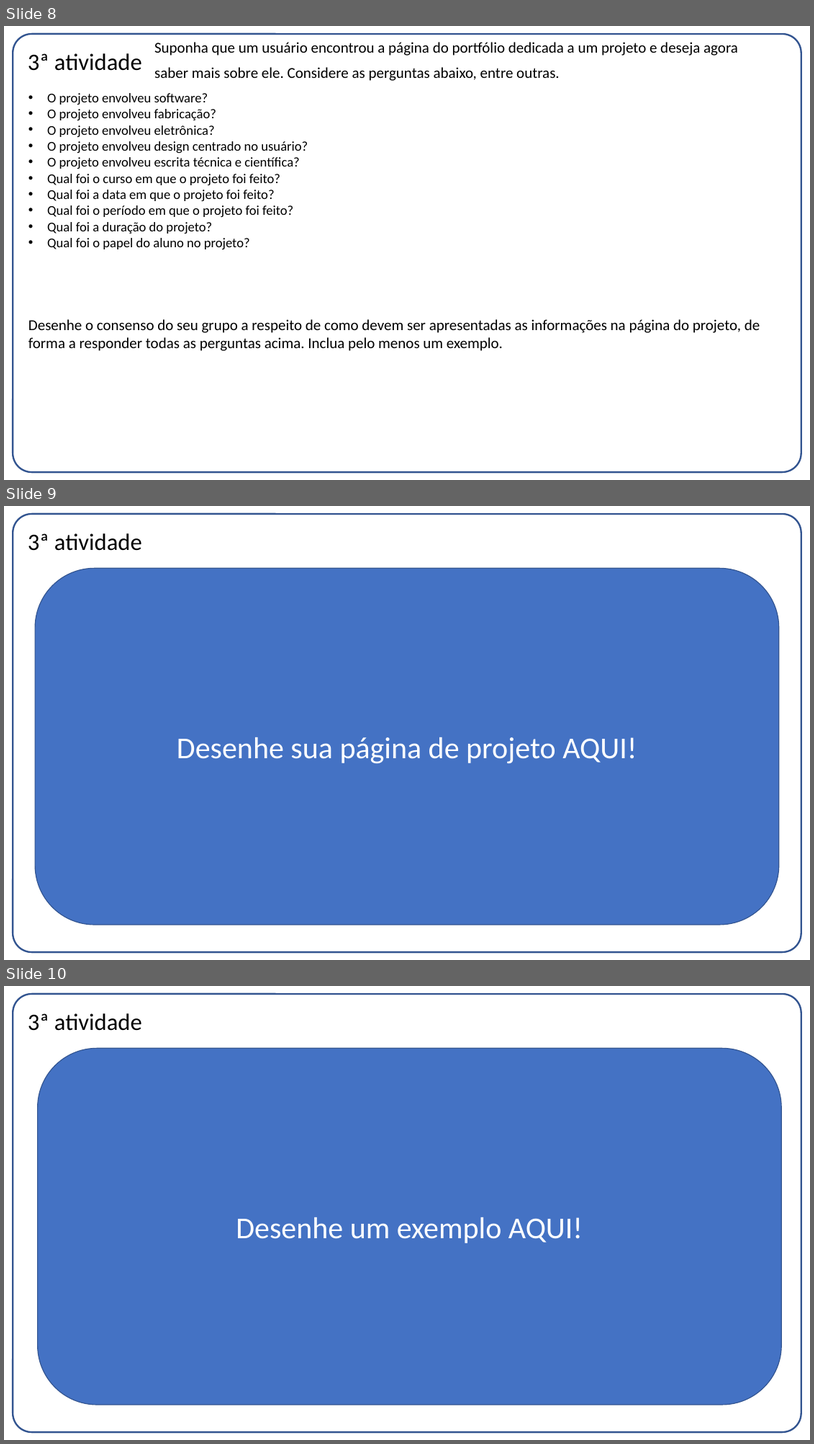
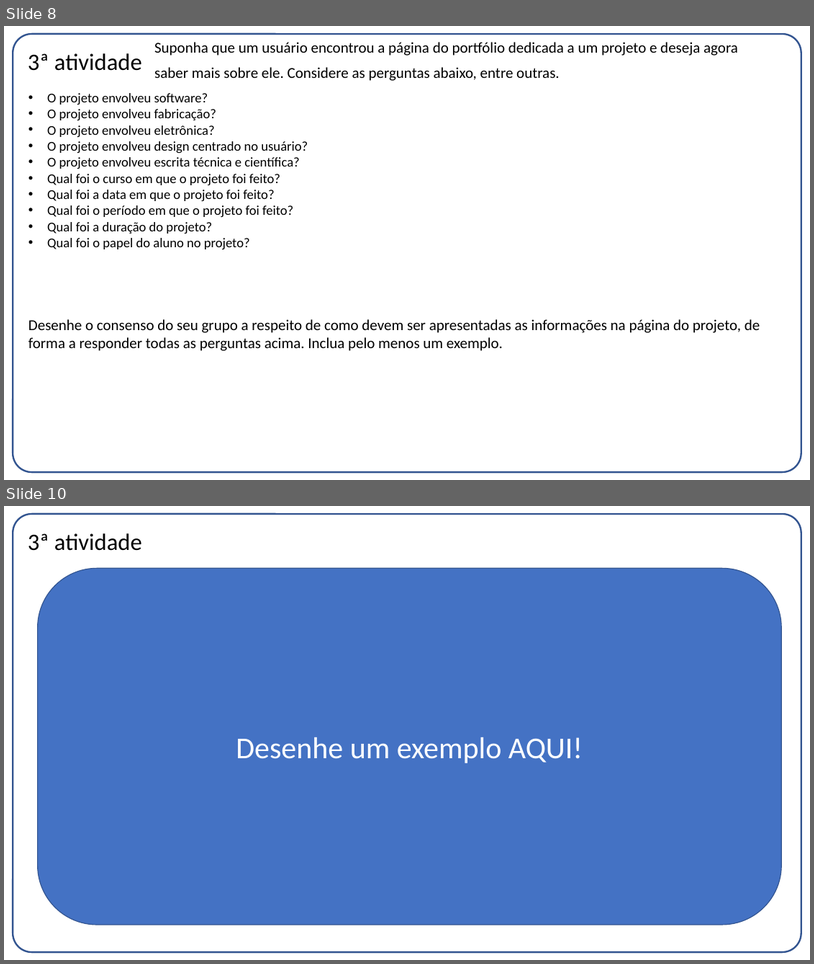
Before and after one commit to FelippeTeracini/J.L-Inc., a slide deck: Entrega01.pptx. Shown one above the other, each under a label of ours: slides 8, 9 and 10 before the commit, slides 8 and 10 after it; the slides between them are not shown. The pictures are 814x1444 and 814x964 pixels, drawn with LibreOffice and Linux fonts; fonts in the diff are those of the drawing. Boxes give left, top, right and bottom in pixels: in the first picture for what was removed or moved away, otherwise in the second. Text is boxed around its words. In the diff, an @@ line names an element or a change of style, - is before the commit and + after.

```diff
--- a/Entrega01.pptx
+++ b/Entrega01.pptx
@@ slide 9 removed at box(4, 506, 810, 960), background #FFFFFF; not listed: 1 template element that a slide beside it also shows @@
@@ title removed at box(28, 533, 142, 551) @@
-3ª atividade
@@ rounded rectangle removed at box(35, 569, 779, 924) @@
-Desenhe sua página de projeto AQUI!
```
Also in this commit, not shown: 1 slide changed, 1 slide added, 5 other files.
